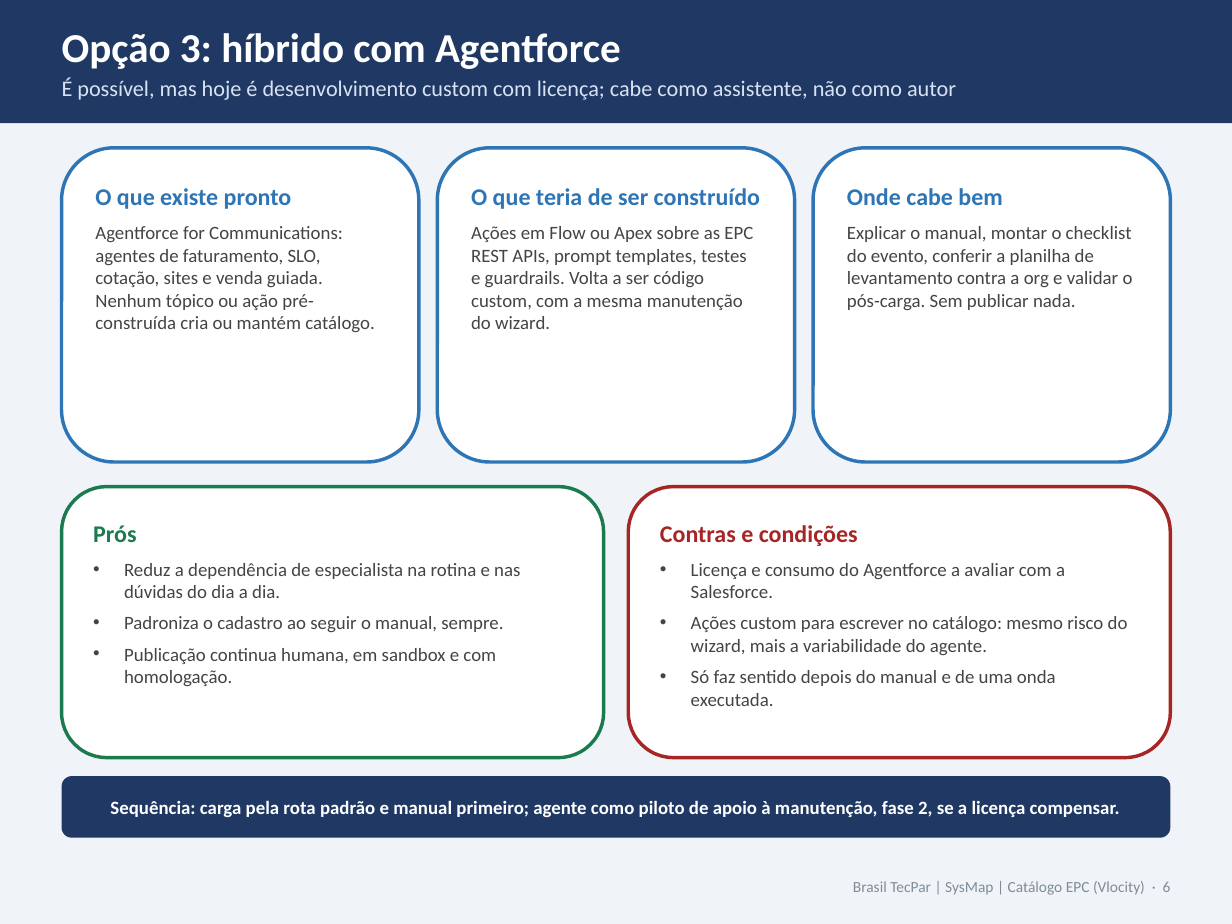
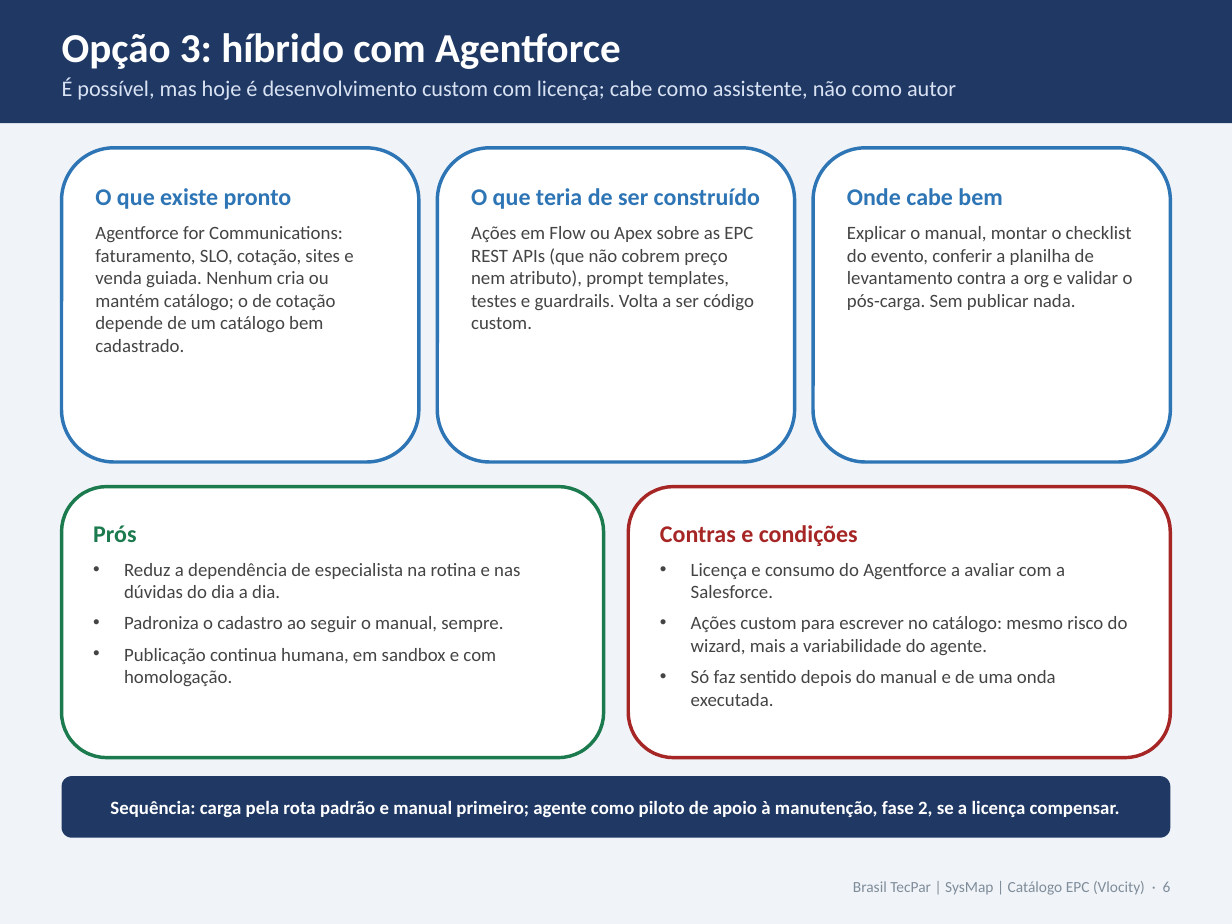
Before and after one commit to Dbelt337/diario-implantacao, a slide deck: slide 6 of docs/deck-catalogo/Catalogo_Carga_e_Manutencao_v2_Rota_Padrao.pptx. Drawn at 1232x924 pixels with LibreOffice and Linux fonts; fonts in the diff are those of the drawing. Boxes give left, top, right and bottom in pixels: in the first picture for what was removed or moved away, otherwise in the second. Text is boxed around its words. In the diff, an @@ line names an element or a change of style, - is before the commit and + after.

```diff
--- a/docs/deck-catalogo/Catalogo_Carga_e_Manutencao_v2_Rota_Padrao.pptx
+++ b/docs/deck-catalogo/Catalogo_Carga_e_Manutencao_v2_Rota_Padrao.pptx
@@ text in rounded rectangle at (x1=95, y1=226, x2=353, y2=352): text changed @@
-Agentforce for Communications: agentes de faturamento, SLO, cotação, sites e venda guiada. Nenhum tópico ou ação pré-construída cria ou mantém catálogo.
+Agentforce for Communications: faturamento, SLO, cotação, sites e venda guiada. Nenhum cria ou mantém catálogo; o de cotação depende de um catálogo bem cadastrado.
@@ text in rounded rectangle at (x1=471, y1=226, x2=754, y2=329): text changed @@
-Ações em Flow ou Apex sobre as EPC REST APIs, prompt templates, testes e guardrails. Volta a ser código custom, com a mesma manutenção do wizard.
+Ações em Flow ou Apex sobre as EPC REST APIs (que não cobrem preço nem atributo), prompt templates, testes e guardrails. Volta a ser código custom.
```
Also in this commit, not shown: 2 other slides changed, 2 other files.
